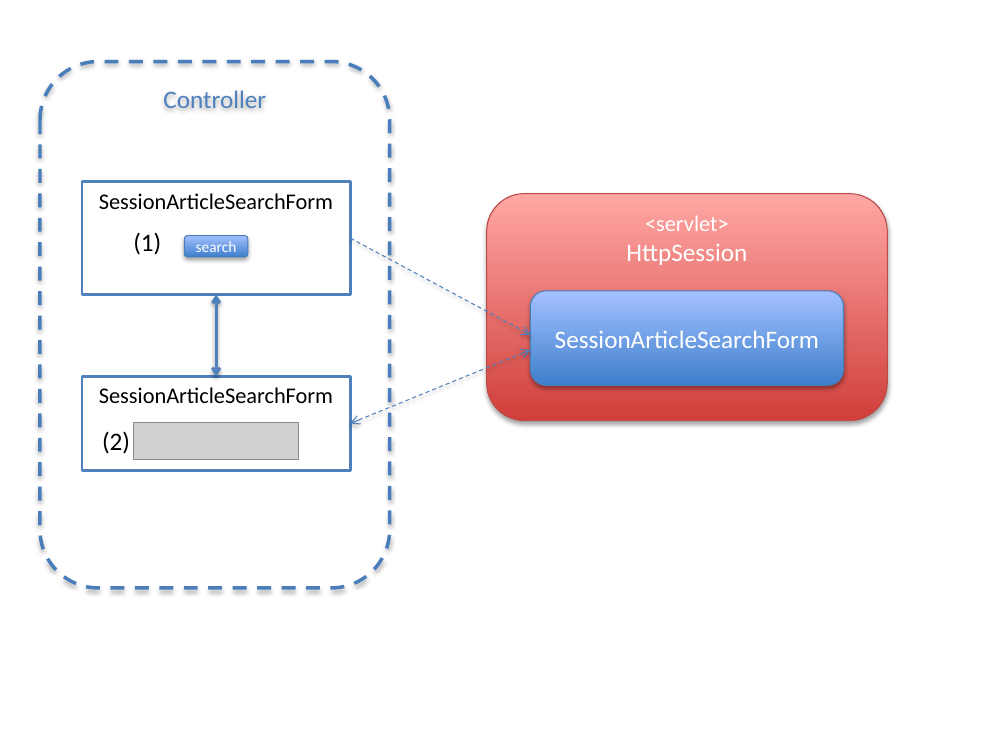
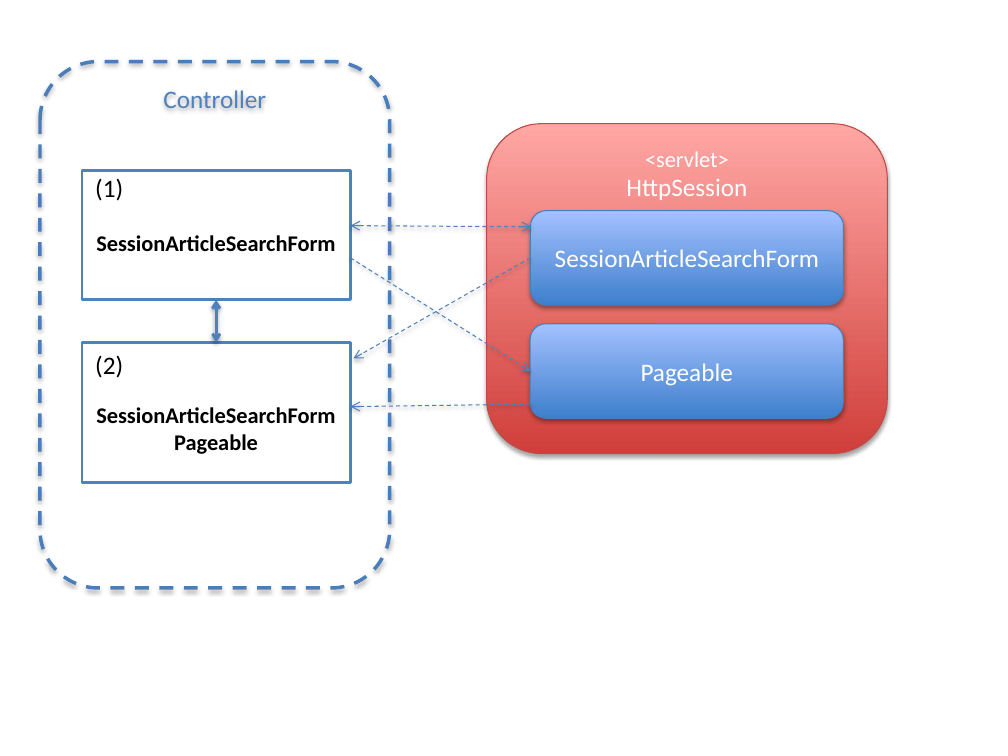
Before and after one commit to mochaMM/guideline, a slide deck: slide 18 of source/ArchitectureInDetail/WebApplicationDetail/images_Pagination/materialPagination.pptx. Drawn at 1008x756 pixels with LibreOffice and Linux fonts; fonts in the diff are those of the drawing; grey boxes stand for pictures. Boxes give left, top, right and bottom in pixels: in the first picture for what was removed or moved away, otherwise in the second. Text is boxed around its words. In the diff, an @@ line names an element or a change of style, - is before the commit and + after.

```diff
--- a/source/ArchitectureInDetail/WebApplicationDetail/images_Pagination/materialPagination.pptx
+++ b/source/ArchitectureInDetail/WebApplicationDetail/images_Pagination/materialPagination.pptx
@@ rounded rectangle "<servlet>": place and size @@
-rounded rectangle "<servlet>" at (487,194,887,420)
+rounded rectangle "<servlet>" at (487,124,887,454)
@@ rectangle "SessionArticleSearchForm": place and size @@
-rectangle "SessionArticleSearchForm" at (82,181,350,294)
+rectangle "SessionArticleSearchForm" at (82,170,350,299)
@@ rectangle "SessionArticleSearchForm" at (82,170,350,299): bold on @@
@@ text "(1)": place and size @@
-text "(1)" at (133,232,161,255)
+text "(1)" at (95,178,123,201)
@@ rounded rectangle removed at (184,236,248,257) @@
-search
@@ arrow moved from (350, 238) - (530, 335) to (351, 226) - (531, 227) @@
@@ arrow (351, 226) - (531, 227): arrow to double arrow @@
@@ rounded rectangle "SessionArticleSearchForm": place and size @@
-rounded rectangle "SessionArticleSearchForm" at (530,290,844,385)
+rounded rectangle "SessionArticleSearchForm" at (530,211,844,305)
@@ arrow added from (350, 258) to (530, 371), #4F81BD 0.75 pt dashed @@
@@ arrow added from (530, 258) to (354, 359), #4F81BD 0.75 pt dashed @@
@@ double arrow moved from (216, 294) - (216, 376) to (216, 299) - (216, 343) @@
@@ rounded rectangle added at (530,324,844,418), fill gradient #3F80CE to #A4C4FF, outline #4B7EBC 0.75 pt, 18 pt, text #FFFFFF @@
+Pageable
@@ rectangle "SessionArticleSearchForm": place and size @@
-rectangle "SessionArticleSearchForm" at (82,376,350,470)
+rectangle "SessionArticleSearchForm" at (82,343,350,483)
@@ text "(2)": place and size @@
-text "(2)" at (102,431,130,454)
+text "(2)" at (95,355,123,378)
@@ text in rectangle at (96,407,335,423): bold on in "SessionArticleSearchForm" @@
@@ double arrow moved from (350, 423) - (530, 350) to (530, 404) - (351, 406) @@
@@ double arrow (530, 404) - (351, 406): double arrow to arrow @@
@@ picture removed at (134,422,298,459) @@
@@ text in rectangle at (174,434,258,454): paragraph added @@
+Pageable
```
Also in this commit, not shown: 2 other files.
